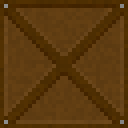
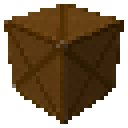
Before/after of a 128 × 128 layered artwork. What changed in the layer stack:
added layer "Odwzorowanie na prostopadłościan" above "crate" over [4, 4, 124, 124]
hid "crate" over [0, 0, 128, 128]
